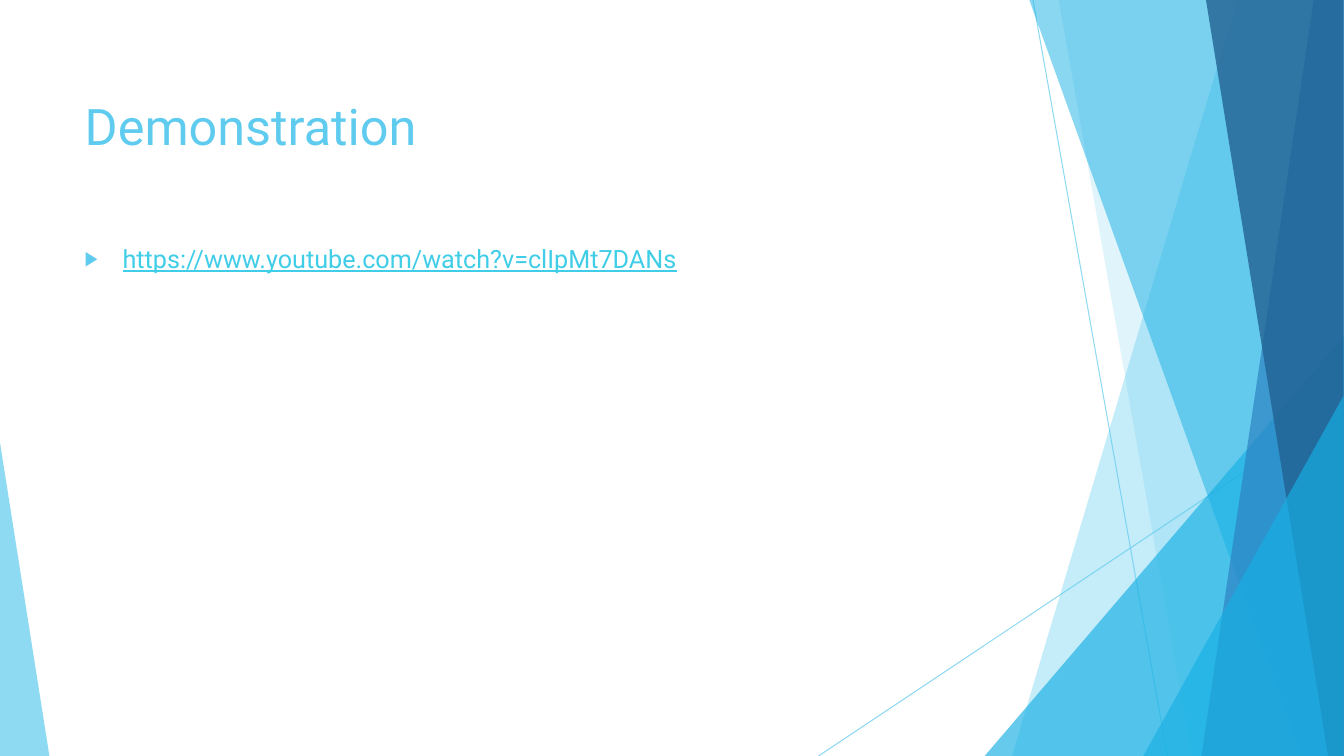
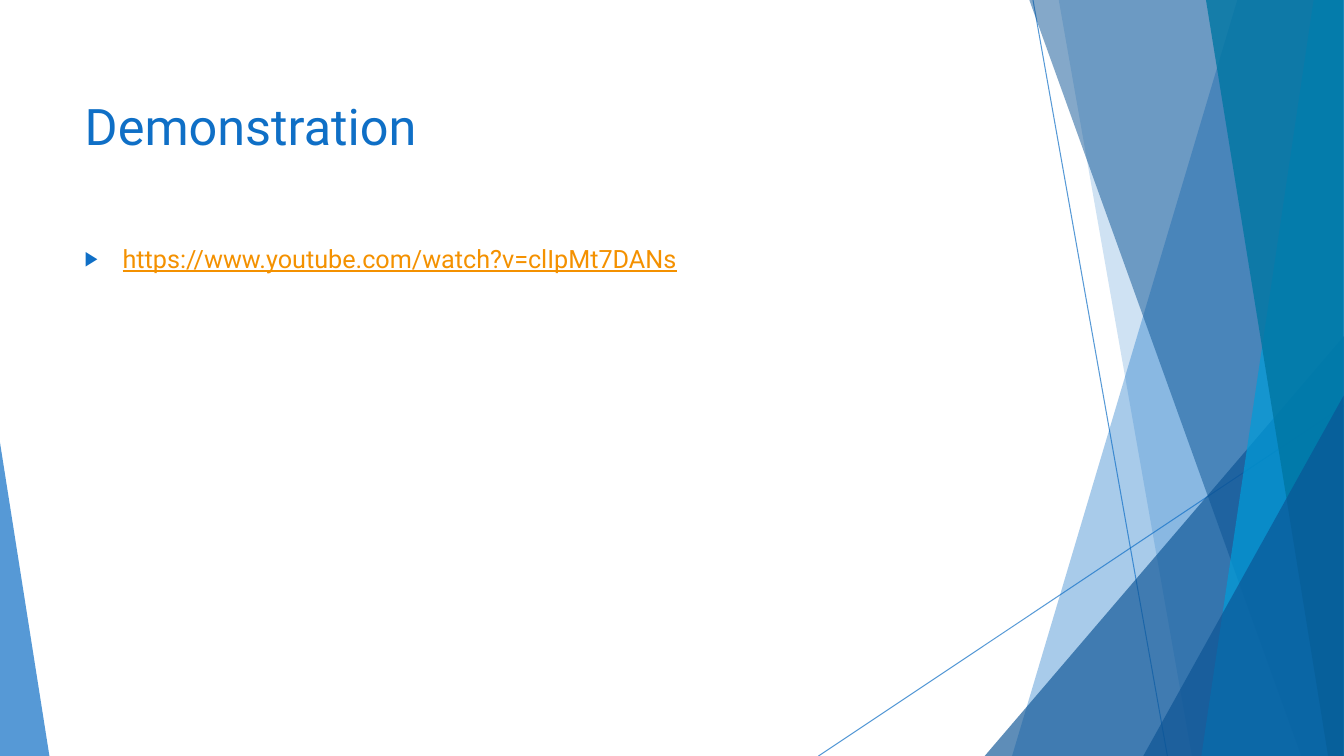
Before and after one commit to alexey-khromov/Social-network-smart-house, a slide deck: slide 2 of Smart_Home_Project_Final_Presentation.pptx. Drawn at 1344x756 pixels with LibreOffice and Linux fonts; fonts in the diff are those of the drawing. Boxes give left, top, right and bottom in pixels: in the first picture for what was removed or moved away, otherwise in the second. Text is boxed around its words. In the diff, an @@ line names an element or a change of style, - is before the commit and + after.

Commit message:
fixes to presentation

```diff
--- a/Smart_Home_Project_Final_Presentation.pptx
+++ b/Smart_Home_Project_Final_Presentation.pptx
@@ freeform shape at <box>1012,0,1344,756</box>: fill #5FCBEF at 36% opacity to #0F6FC6 at 36% opacity @@
@@ freeform shape at <box>1029,0,1344,756</box>: fill #17B0E4 at 50% opacity to #0B5394 at 50% opacity @@
@@ line (1033, 0) - (1168, 756): stroke #5FCBEF 0.75 pt to #0F6FC6 0.75 pt @@
@@ freeform shape at <box>1059,0,1344,756</box>: fill #5FCBEF at 20% opacity to #0F6FC6 at 20% opacity @@
@@ freeform shape at <box>1202,0,1344,756</box>: fill #2E83C3 at 70% opacity to #009DD9 at 70% opacity @@
@@ freeform shape at <box>1206,0,1344,756</box>: fill #226292 at 80% opacity to #0076A3 at 80% opacity @@
@@ title "Demonstration" at <box>85,108,417,146</box>: text colour #5FCBEF to #0F6FC6 @@
@@ text "https://www.youtube.com/watch?v=clIpMt7DANs" at <box>123,249,677,274</box>: text colour #3FCDE7 to #F49100; bullet colour #5FCBEF to #0F6FC6 @@
@@ triangle at <box>985,336,1344,756</box>: fill #17B0E4 at 66% opacity to #0B5394 at 66% opacity @@
@@ line (1344, 406) - (819, 756): stroke #5FCBEF 0.75 pt to #0F6FC6 0.75 pt @@
@@ triangle at <box>1143,396,1344,756</box>: fill #17B0E4 at 66% opacity to #0B5394 at 66% opacity @@
@@ triangle at <box>0,443,49,756</box>: fill #5FCBEF at 70% opacity to #0F6FC6 at 70% opacity @@
```
Also in this commit, not shown: 5 other slides changed, 16 slides added, 1 slide removed.
